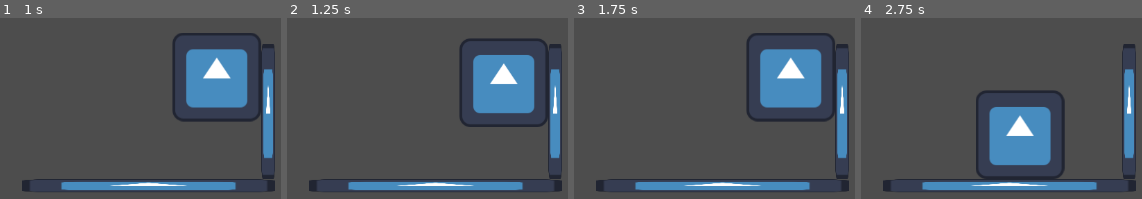
Above: before the commit, frames 1-4 (left to right).
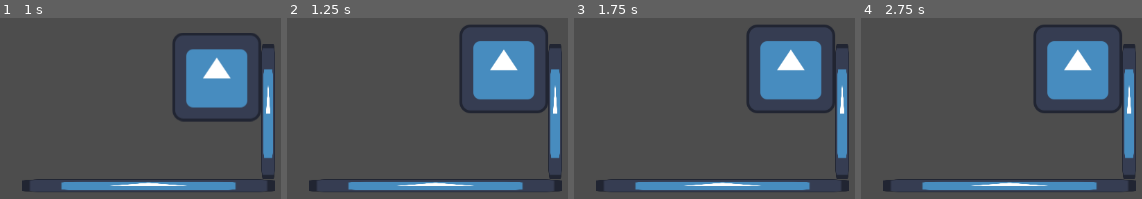
Above: after the commit, the same moments.

Repository: arcality/Built-to-Scale-GMTK-2024
Game: Godot game, scene res://scenes/main.tscn
Same seed, same stepped clock (60 frames per second), same inputs: the game is played once before the commit and once after it. The engine's default icon, where the game draws it, is replaced by a stand-in: a white triangle on a blue panel in a dark square.
Inputs:
- Up to frame 1 (1 s): tap Enter at 0.5 s; hold D (move_right) from 0.53 s (still down); tap Space (jump) at 0.77 s
- Up to frame 2 (1.25 s): keep holding D (move_right)
- Up to frame 3 (1.75 s): keep holding D (move_right); tap Space (jump) at 1.52 s
- Up to frame 4 (2.75 s): release D (move_right) at 2.03 s; hold A (move_left) from 2.03 s (still down)

Frame 1 is identical in both runs. In frame 2, 6.4% of the frame differs, in the area x 61-93%, y 3-61%; in frame 3, 5.1%; in frame 4, 18%, in the area x 40-93%, y 3-89%.

Commit message:
Update falling.gd

Diff:
--- a/scripts/state-machine/falling.gd
+++ b/scripts/state-machine/falling.gd
@@ -18,7 +18,8 @@
 
 	# checks if the player is touching a wall and falling down
 	if player.is_on_wall() and player.velocity.y > 0:
-		state_transition.emit(self,player.active_jetpack_state)
+		state_transition.emit(self, "clinging")
+		print("transition to clinging")
 	# this might now work yet
 
 	if not player.special_jump_used and Input.is_action_just_pressed("jump"):
